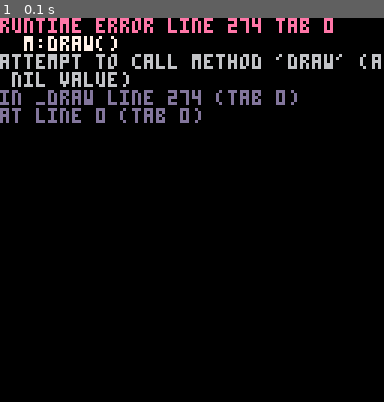
Above: before the commit, frame 1.
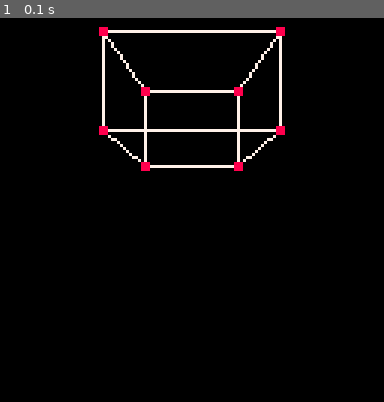
Above: after the commit, the same moment.

Repository: Cuttleshock/PICO-8-recipes
Game: PICO-8 cartridge 3d.p8
Two runs of this game, one before a commit and one after it. Both use one fixed random seed, a clock stepped at 60 frames per second and the inputs below.
Inputs:
- Up to frame 1 (0.1 s): no input

The runs differ from the first frame. In frame 1, 7.6% of the frame differs, in the area x 0-100%, y 0-40%.
Error before the commit: runtime error line 274 tab 0; m:draw(); attempt to call method 'draw' (a nil value)

Commit message:
Create model:draw(): draw all vertices, and draw lines connecting vertices in all faces

Diff:
--- a/3d.p8
+++ b/3d.p8
@@ -234,6 +234,25 @@
 	end
 end
 
+function model:draw()
+	for f in all(self.fs) do
+		for i=1,#f do
+			v0 = self.vs[f[i]]
+			v1 = self.vs[f[i+1]] or self.vs[f[1]]
+			line(
+			 v0:sx(),
+			 v0:sy(),
+			 v1:sx(),
+			 v1:sy(),
+			 7
+			)
+		end
+	end
+	for v in all(self.vs) do
+		v:draw()
+	end
+end
+
 cube = model:extend{
 	vs={
 		vec{0,0,0},
